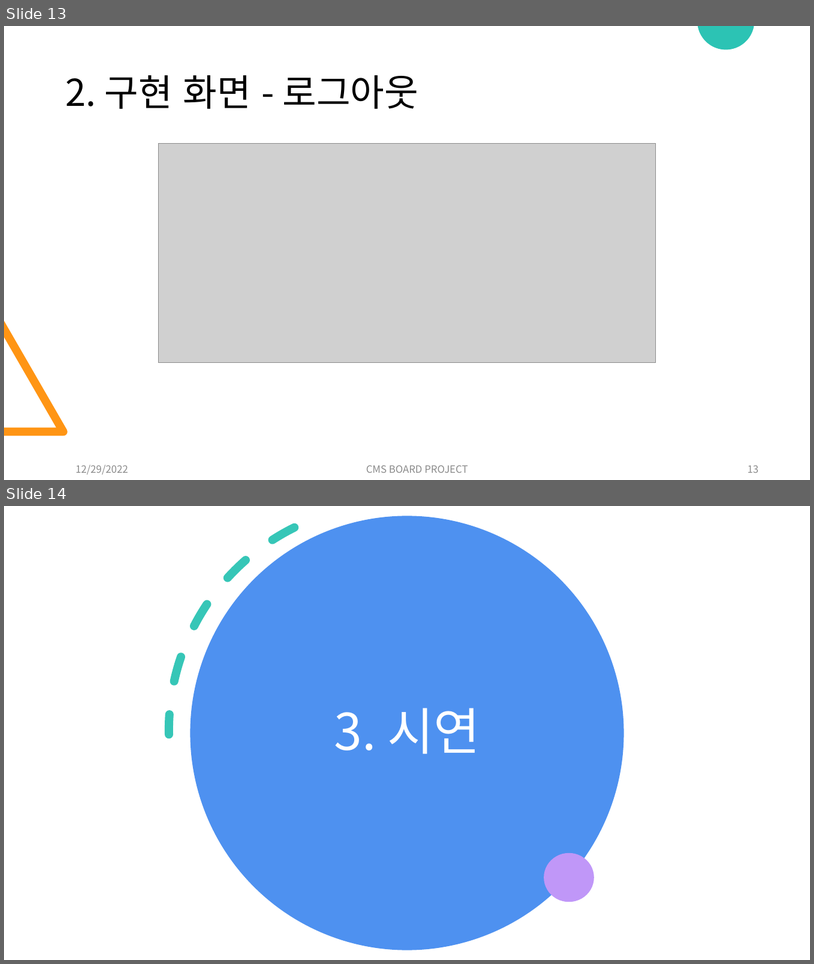
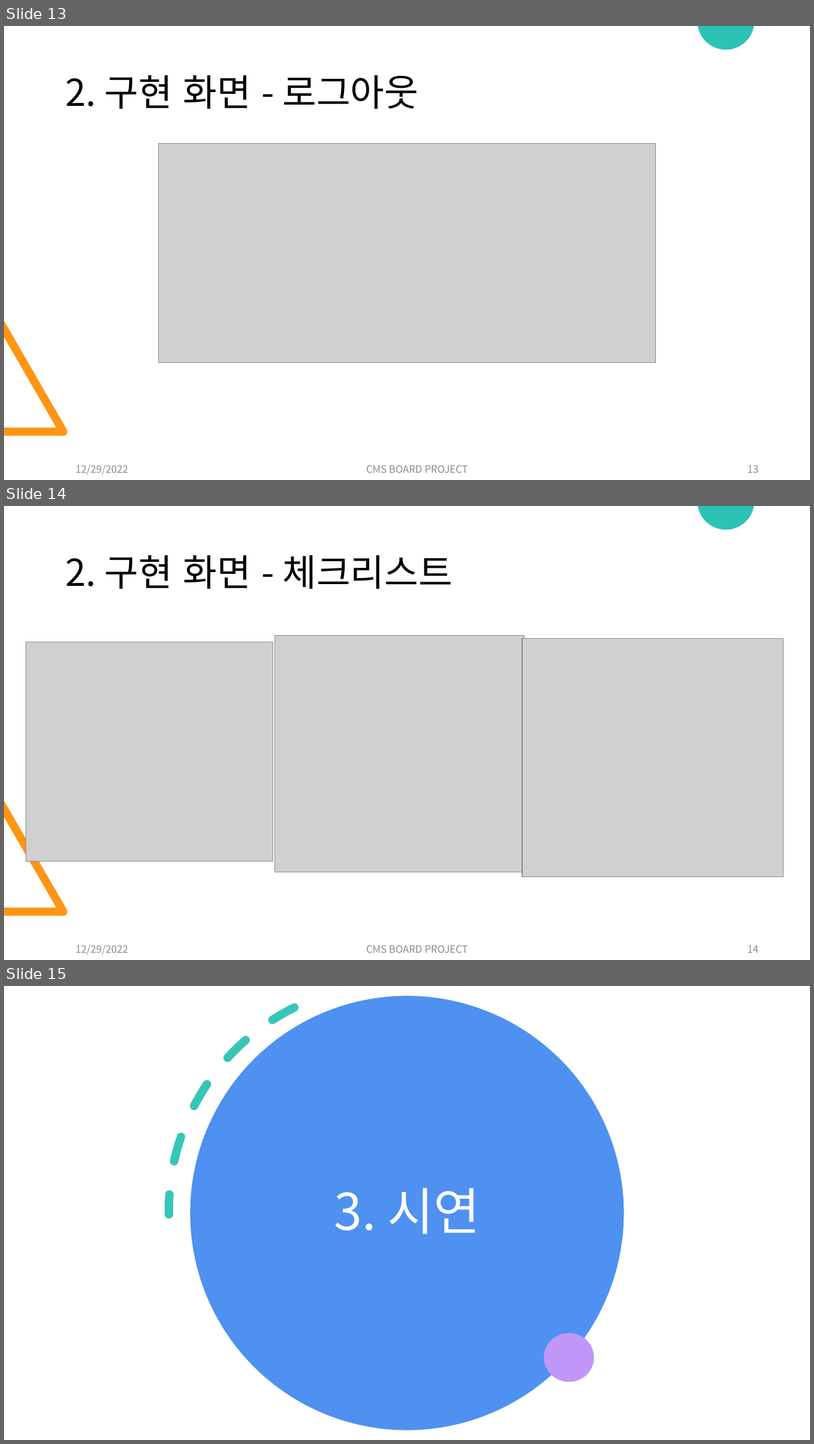
Before and after one commit to jinwon-cmskorea/cmskorea_board, a slide deck: document/CMS_Board_Project.pptx. Shown one above the other, each under a label of ours: slides 13 and 14 before the commit, slides 13, 14 and 15 after it. The pictures are 814x964 and 814x1444 pixels, drawn with LibreOffice and Linux fonts; fonts in the diff are those of the drawing; grey boxes stand for pictures. Boxes give left, top, right and bottom in pixels: in the first picture for what was removed or moved away, otherwise in the second. Text is boxed around its words. In the diff, an @@ line names an element or a change of style, - is before the commit and + after.

Commit message:
게시판 작업 - ppt 업데이트
작업한 내용 : 체크 리스트 페이지 추가, 표지에 날짜 추가

```diff
--- a/document/CMS_Board_Project.pptx
+++ b/document/CMS_Board_Project.pptx
@@ slide 14 added at box(4, 506, 810, 960), background #FFFFFF; not listed: 2 template elements that a slide beside it also shows @@
@@ title added at box(66, 555, 452, 589), 44 pt, text #000000 @@
+2. 구현 화면 - 체크리스트
@@ picture added at box(26, 642, 273, 861) @@
@@ picture added at box(275, 635, 524, 871) @@
@@ picture added at box(522, 639, 784, 877) @@
@@ text added at box(75, 945, 128, 954), 12 pt, text #8C8C8C @@
+12/29/2022
@@ text added at box(366, 945, 468, 952), 12 pt, text #8C8C8C @@
+CMS BOARD PROJECT
@@ page number added at box(748, 945, 759, 952), 12 pt, text #8C8C8C @@
+14
@@ what was slide 14 is now slide 15 @@
```
Also in this commit, not shown: 1 slide changed.
